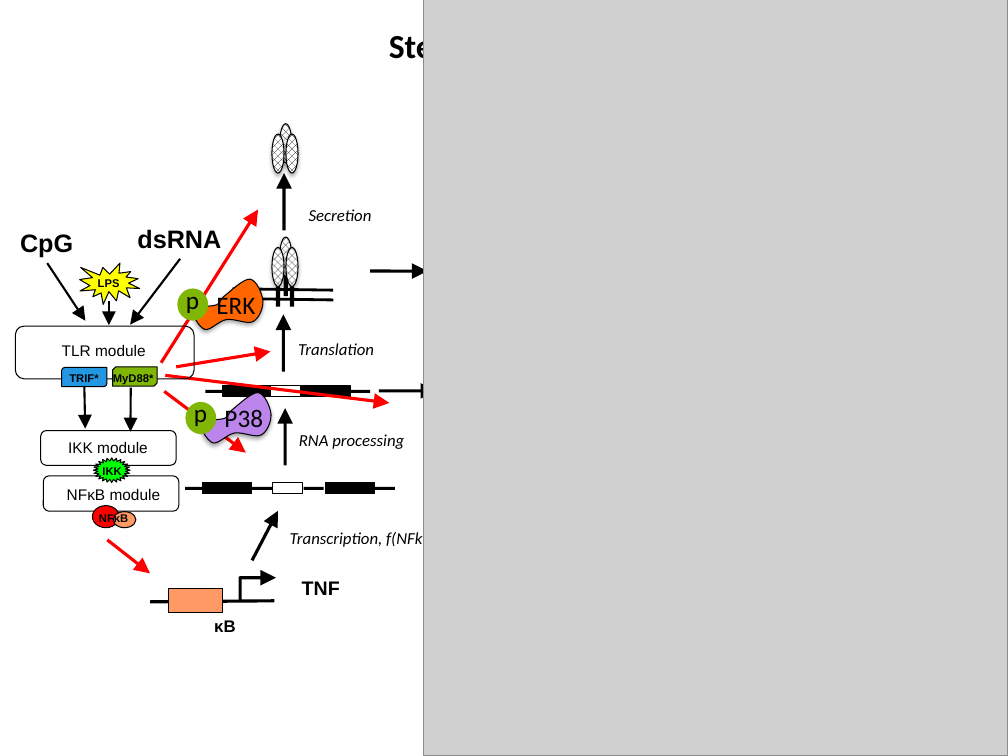
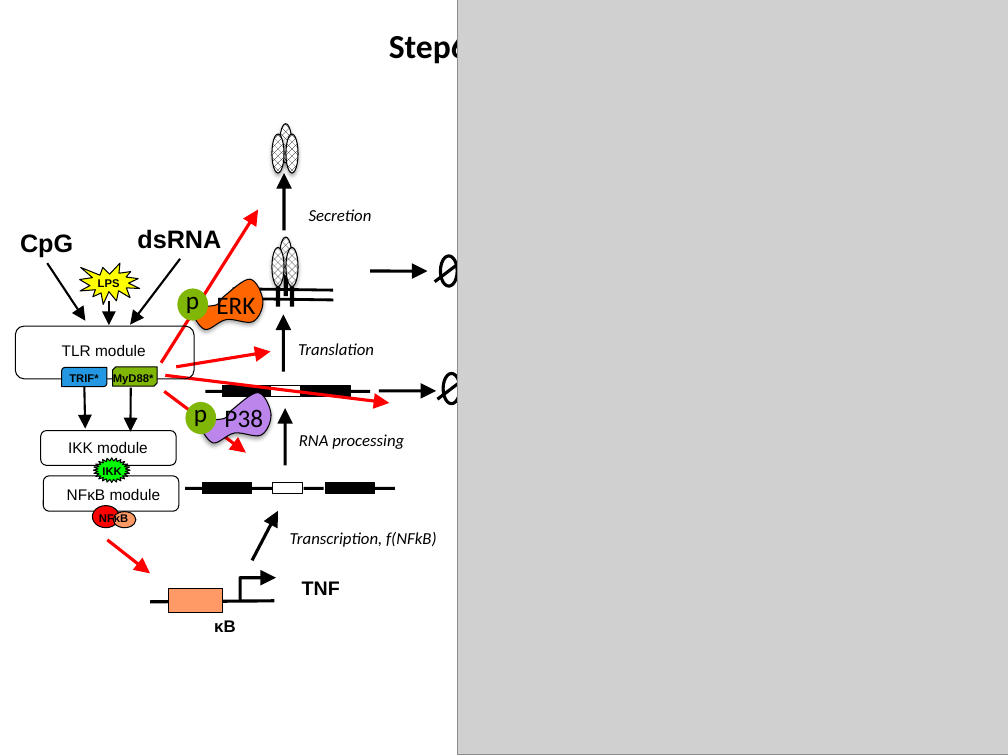
Before and after one commit to biomystery/TNF_regulation, a slide deck: slide 7 of TNF_Slides.pptx. Drawn at 1008x756 pixels with LibreOffice and Linux fonts; fonts in the diff are those of the drawing; grey boxes stand for pictures. Boxes give left, top, right and bottom in pixels: in the first picture for what was removed or moved away, otherwise in the second. Text is boxed around its words. In the diff, an @@ line names an element or a change of style, - is before the commit and + after.

```diff
--- a/TNF_Slides.pptx
+++ b/TNF_Slides.pptx
@@ picture: place and size @@
-picture at (423, 0, 1008, 756)
+picture at (458, 0, 1008, 754)
@@ line added from (434, 281) to (465, 259), #000000 2.25 pt @@
@@ ellipse added at (440, 256, 458, 286), outline #000000 2.25 pt @@
@@ line added from (437, 399) to (468, 376), #000000 2.25 pt @@
@@ ellipse added at (444, 374, 461, 404), outline #000000 2.25 pt @@
```
Also in this commit, not shown: 10 other files.
